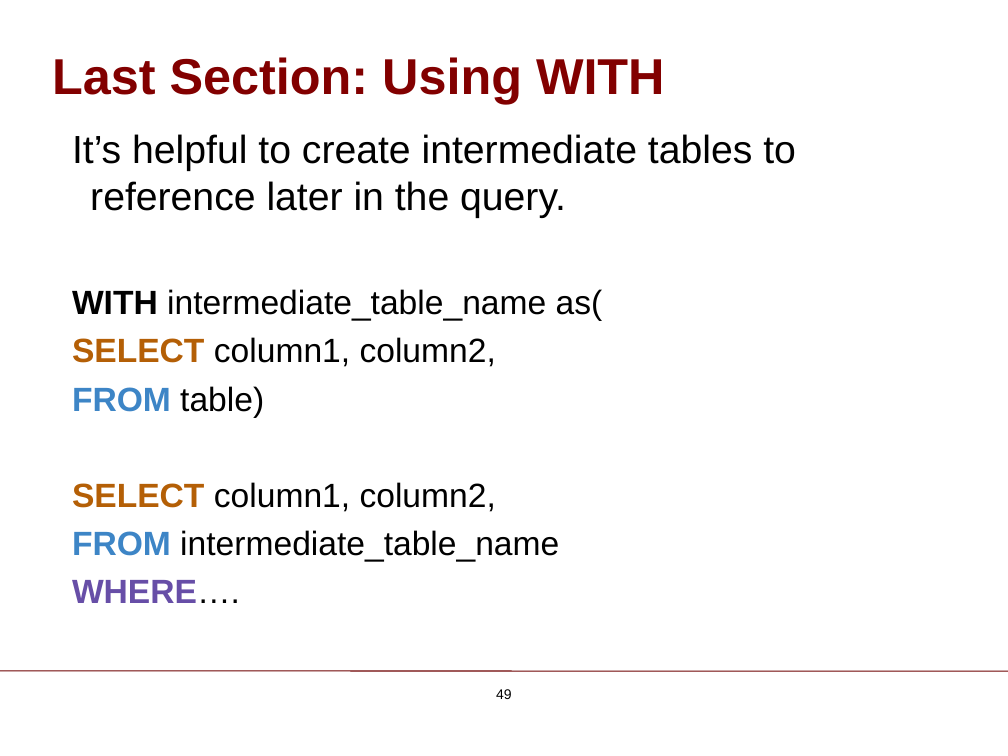
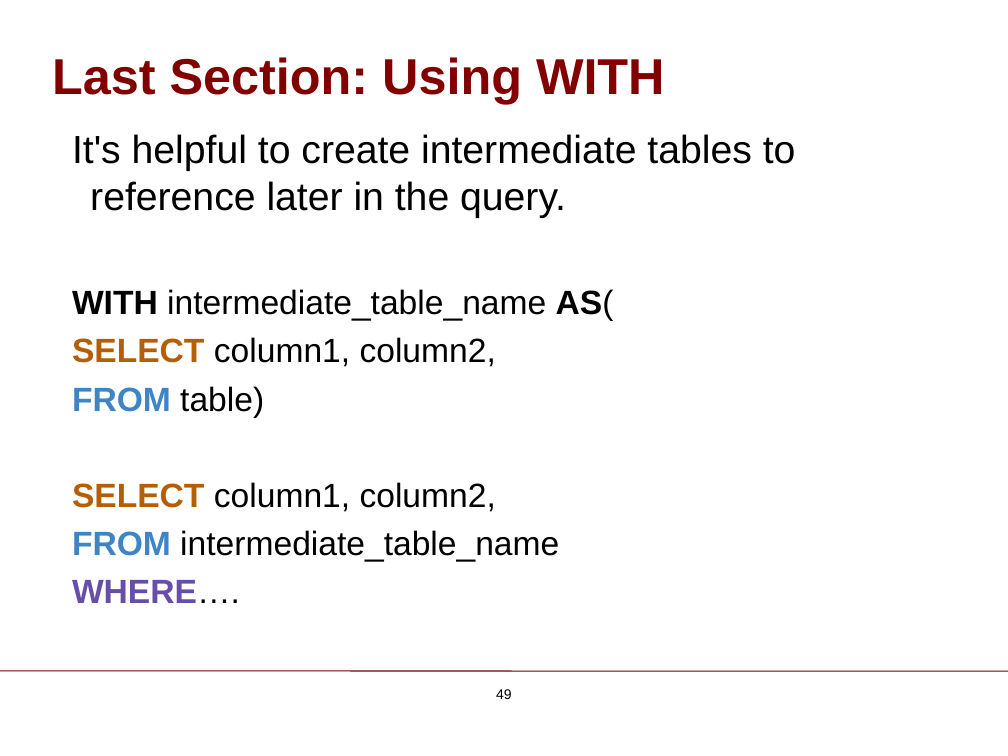
Before and after one commit to ChicagoBoothAnalytics/site, a slide deck: slide 49 of zzz MEDIA/SQL Basics.pptx. Drawn at 1008x756 pixels with LibreOffice and Linux fonts; fonts in the diff are those of the drawing; background and template pictures are left out. Boxes give left, top, right and bottom in pixels: in the first picture for what was removed or moved away, otherwise in the second. Text is boxed around its words. In the diff, an @@ line names an element or a change of style, - is before the commit and + after.

```diff
--- a/zzz MEDIA/SQL Basics.pptx
+++ b/zzz MEDIA/SQL Basics.pptx
@@ text at bbox=[72, 134, 796, 321]: text changed @@
-It’s helpful to create intermediate tables to reference later in the query.
-WITH intermediate_table_name as(
+It's helpful to create intermediate tables to reference later in the query.
+WITH intermediate_table_name AS(
```
Also in this commit, not shown: 43 other slides changed, 1 other file.
